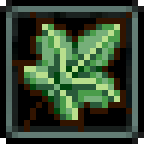
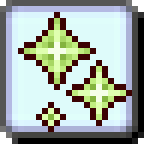
Layer changes from the first 144×144 image to the second:
added layer "图层 16" above "图层 15" over [18,12,132,132]
hid "图层 9" over [12,12,132,132]
hid "图层 13" over [0,0,144,144]
